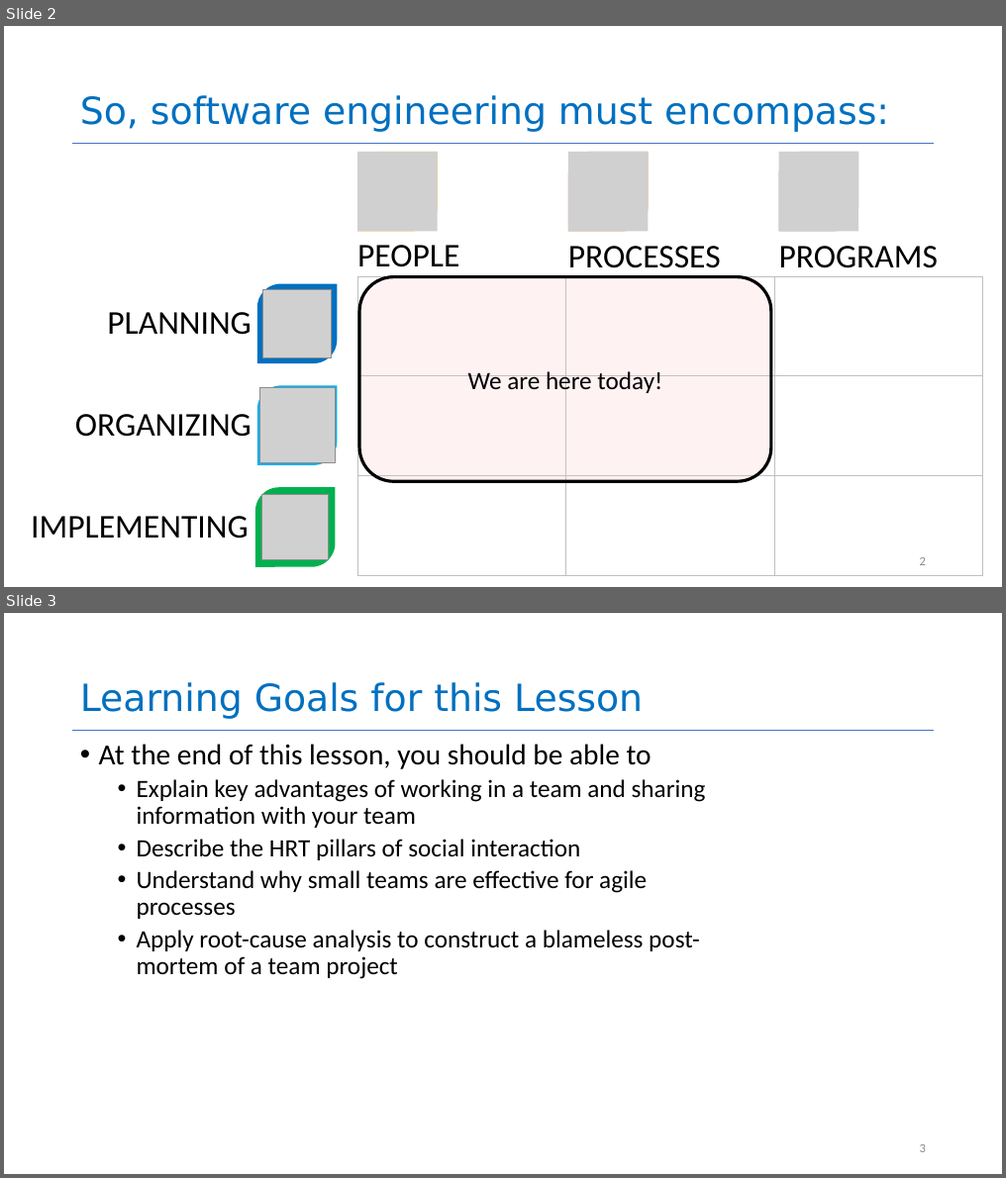
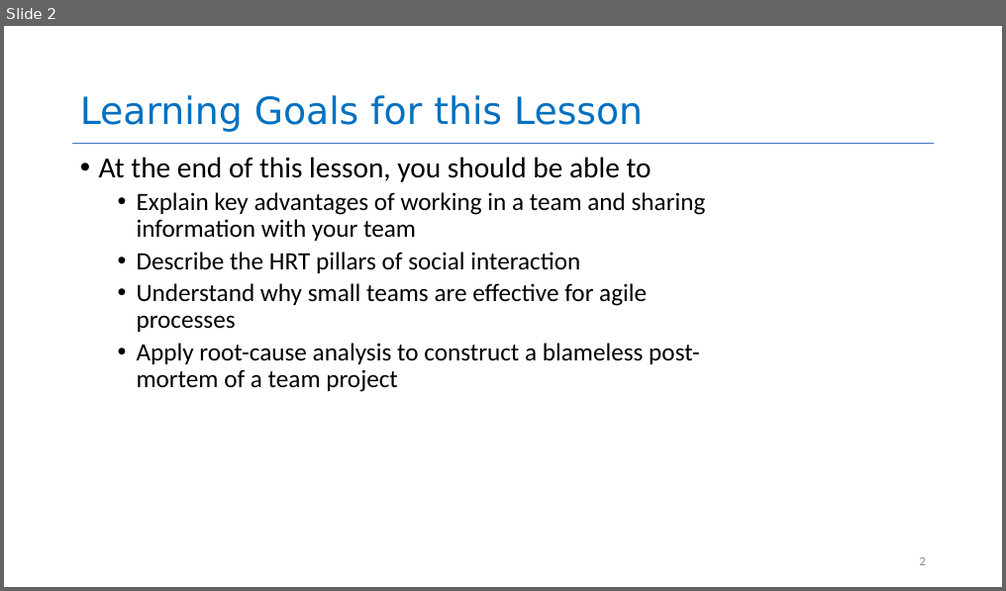
Before and after one commit to neu-se/CS4530-Fall-2026, a slide deck: Slides/Module 07.2 Teams.pptx. Shown one above the other, each under a label of ours: slides 2 and 3 before the commit, slide 2 after it. The pictures are 1006x1178 and 1006x591 pixels, drawn with LibreOffice and Linux fonts; fonts in the diff are those of the drawing; grey boxes stand for pictures. Boxes give left, top, right and bottom in pixels: in the first picture for what was removed or moved away, otherwise in the second. Text is boxed around its words. In the diff, an @@ line names an element or a change of style, - is before the commit and + after.

```diff
--- a/Slides/Module 07.2 Teams.pptx
+++ b/Slides/Module 07.2 Teams.pptx
@@ slide 2 removed at bbox=[4, 26, 1002, 587], background #FFFFFF; not listed: 1 template element that a slide beside it also shows @@
@@ title removed at bbox=[80, 95, 889, 132] @@
-So, software engineering must encompass:
@@ round diag rect removed at bbox=[357, 152, 438, 232] @@
@@ picture removed at bbox=[357, 152, 438, 232] @@
@@ round diag rect removed at bbox=[568, 152, 648, 232] @@
@@ picture removed at bbox=[568, 152, 648, 232] @@
@@ round diag rect removed at bbox=[779, 152, 859, 232] @@
@@ picture removed at bbox=[779, 152, 859, 232] @@
@@ free removed at bbox=[357, 227, 543, 285] @@
-PEOPLE
@@ free removed at bbox=[568, 228, 754, 287] @@
-PROCESSES
@@ free removed at bbox=[779, 228, 964, 287] @@
-PROGRAMS
@@ round diag rect removed at bbox=[257, 284, 338, 365] @@
@@ picture removed at bbox=[263, 289, 332, 359] @@
@@ table removed at bbox=[357, 276, 982, 576], 3 rows, 3 columns @@
- |  | 
- |  | 
- |  | 
@@ rounded rectangle removed at bbox=[359, 276, 771, 481] @@
-We are here today!
@@ free removed at bbox=[4, 294, 252, 353] @@
-PLANNING
@@ free removed at bbox=[4, 396, 252, 456] @@
-ORGANIZING
@@ round diag rect removed at bbox=[257, 386, 338, 467] @@
@@ picture removed at bbox=[260, 388, 335, 464] @@
@@ free removed at bbox=[4, 498, 249, 558] @@
-IMPLEMENTING
@@ round diag rect removed at bbox=[255, 488, 336, 568] @@
@@ picture removed at bbox=[262, 494, 328, 561] @@
@@ page number removed at bbox=[920, 558, 926, 566] @@
-2
@@ what was slide 3 is now slide 2 @@
```
Also in this commit, not shown: 13 slides changed, 3 slides added, 2 other slides removed, 6 other files.
